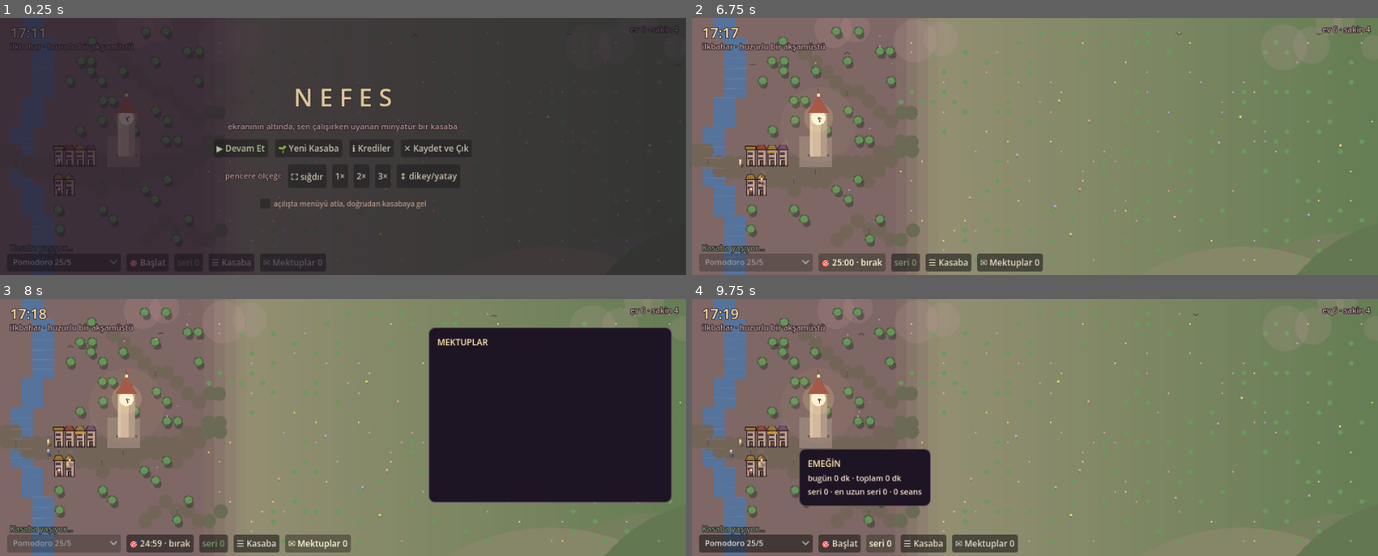
Above: before the commit, frames 1-4 (two rows, left to right).
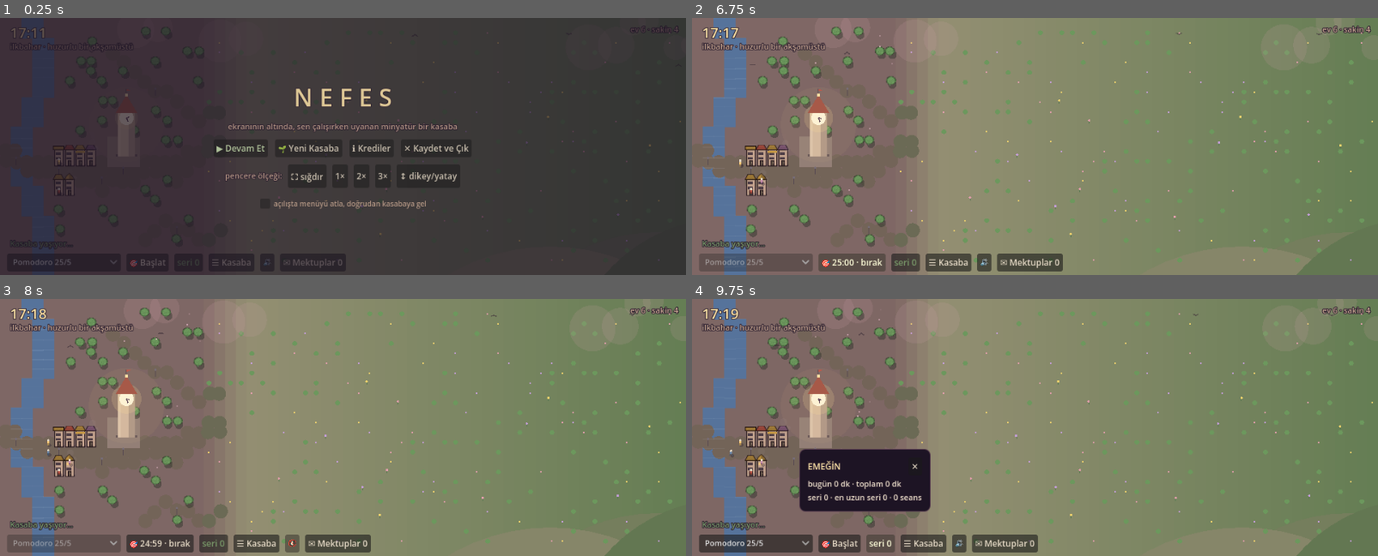
Above: after the commit, the same moments.

Repository: altuix/pomo-village
Game: Godot game, scene res://Main.tscn
The game is run twice, just before and just after one commit, with the same random seed, the same clock (stepped at 60 frames per second) and the same inputs.
Inputs (mouse positions are in pixels of both pictures, inside the frame that each line leads up to):
- Up to frame 1 (0.25 s): no input
- Up to frame 2 (6.75 s): click (959, 262) at 0.5 s, where only the run after the commit has a clickable "🔊"; click "Pomodoro 25/5" at 1.25 s; click "🎯 Başlat" at 2 s; click "seri 0" at 2.75 s; click "☰ Kasaba" at 3.5 s; click "✉ Mektuplar 0" at 4.25 s; click "▶ Devam Et" at 5 s; click "Pomodoro 25/5" at 5.75 s; click "🎯 Başlat" at 6.5 s
- Up to frame 3 (8 s): click (294, 543) at 7.25 s, where only the run after the commit has a clickable "🔊"
- Up to frame 4 (9.75 s): click (986, 543) at 8 s, where only the run after the commit has a clickable "🔇"; click "🎯 24:58 · bırak" at 8.75 s; click "seri 0" at 9.5 s

The runs differ from the first frame. In frame 1, 0.1% of the frame differs, in the area x 1-50%, y 86-97%; in frame 2, 0.7%; in frame 3, 25%, in the area x 1-98%, y 11-99%; in frame 4, 2.2%.

Commit message:
fix: panel UX kaosu — ✕, dış-tık kapat, Esc önceliği, tek-drawer, sürükleme, sustur (S1)
Playtest "paneller kolay kapanmıyor" kökten çözüldü (UX denetimi 20 maddesinin acil grubu):
- Her panelde ✕ (tek noktadan, _panel başlık satırı); dış-tık yakalayıcı (boşluğa tık = kapat);
  Esc ÖNCE açık paneli kapatır, menü sonra (refleks çakışması gitti).
- Tek-drawer politikası: panel açılırken diğerleri kapanır (6 panel üst üste lapası bitti).
- Borderless pencere SÜRÜKLENEBİLİR (boş alandan; _unhandled_input → UI butonları etkilenmez).
- Bara 🔊/🔇 tek-tık sustur (3 tık uzaktaydı); tüm bar butonlarına tooltip.
- Odak seansı bitince window_request_attention (başka penceredeyken Pomodoro kaçmasın).
- Zarf salınımı yalnız YENİ mektupta ~10sn (sürekli sallanma bunaltıcıydı); olay şeridi
  bar'dan ayrıldı; sakin kartı dikeyde doğru clamp.
- run_ui: tek-drawer + close_open_panels + ✕ testleri.

Co-Authored-By: Claude Fable 5 <noreply@anthropic.com>

Diff:
--- a/scripts/main.gd
+++ b/scripts/main.gd
@@ -145,12 +145,32 @@
 	# InputMap aksiyonları (denetim #24: hardcoded keycode kalktı — ileride remap edilebilir)
 	if e.is_action_pressed("nefes_menu"):
 		if is_instance_valid(ui):
-			if ui.menu_visible():
+			# Esc ÖNCELİĞİ (playtest): önce açık paneli kapat; panel yoksa menü aç/kapa
+			if ui.has_method("close_open_panels") and ui.close_open_panels():
+				pass
+			elif ui.menu_visible():
 				ui.hide_menu()
 			else:
 				ui.show_menu()
 	elif e.is_action_pressed("nefes_vertical"):
 		toggle_vertical()
+
+# ---- pencere sürükleme (playtest: borderless şerit TAŞINAMIYORDU — masaüstü temel beklentisi).
+# _unhandled_input: UI butonları olayı tükettikten SONRA gelir → yalnız boş alandan sürüklenir.
+var _dragging := false
+var _drag_off := Vector2i.ZERO
+
+func _unhandled_input(e: InputEvent) -> void:
+	if _is_capture:
+		return
+	if e is InputEventMouseButton and e.button_index == MOUSE_BUTTON_LEFT:
+		if e.pressed:
+			_dragging = true
+			_drag_off = DisplayServer.mouse_get_position() - DisplayServer.window_get_position()
+		else:
+			_dragging = false
+	elif e is InputEventMouseMotion and _dragging:
+		DisplayServer.window_set_position(DisplayServer.mouse_get_position() - _drag_off)
 
 func _save() -> void:
 	if world != null and not _frozen and not _is_capture:
@@ -316,6 +336,8 @@
 		if world != null:
 			world.growth_mult = 1.0
 			var res := world.finish_focus_reward(_daily_seed(), int(MODES[_focus_mode].work_min))
+			if not _is_capture:
+				DisplayServer.window_request_attention()   # Pomodoro bitti — kullanıcı başka penceredeyse haber ver
 			if is_instance_valid(town_view) and town_view.has_method("celebrate"):
 				town_view.celebrate(world.landmark.x, world.landmark.y - 3)
 			if is_instance_valid(audio):
--- a/scripts/ui/ui.gd
+++ b/scripts/ui/ui.gd
@@ -34,6 +34,10 @@
 var _last_event := ""    # olay satırı kayma tetiği
 var _compact := false    # dikey mod: dar bar (mod seçici gizli, kısa etiketler)
 var _menu_btn: Button
+var _mute_btn: Button
+var _premute := 0.7      # sustur öncesi master (geri açınca dönülecek seviye)
+var _mail_seen := 0      # zarf salınımı yalnız YENİ mektupta (playtest: sürekli sallanma bunaltıcı)
+var _sway_until := 0.0
 
 const STAGE_NAMES := ["🌱 çocuk", "yetişkin", "🕰 bilge"]
 
@@ -99,15 +103,36 @@
 	var vb := VBoxContainer.new()
 	vb.name = "VB"
 	p.add_child(vb)
+	# başlık satırı: sol başlık + sağ ✕ (playtest: "paneller kolay kapanmıyor" — kapatma
+	# affordance'ı HİÇ yoktu; ✕ tek noktadan tüm panellere gelir)
+	var hb := HBoxContainer.new()
 	var t := _label(title, 12, HONEY)
-	vb.add_child(t)
+	t.size_flags_horizontal = Control.SIZE_EXPAND_FILL
+	hb.add_child(t)
+	var xb := _button("✕")
+	xb.tooltip_text = "Kapat (Esc)"
+	xb.pressed.connect(func(): if p.visible: _toggle(p))
+	hb.add_child(xb)
+	vb.add_child(hb)
 	return p
+
+var _click_catcher: Control = null
 
 func _build() -> void:
 	var root := Control.new()
 	root.set_anchors_preset(Control.PRESET_FULL_RECT)
 	root.mouse_filter = Control.MOUSE_FILTER_IGNORE
 	add_child(root)
+
+	# dış-tık yakalayıcı (panellerden ÖNCE eklenir → arkalarında kalır): boşluğa tık = paneli kapat
+	_click_catcher = Control.new()
+	_click_catcher.set_anchors_preset(Control.PRESET_FULL_RECT)
+	_click_catcher.mouse_filter = Control.MOUSE_FILTER_STOP
+	_click_catcher.visible = false
+	_click_catcher.gui_input.connect(func(e):
+		if e is InputEventMouseButton and e.pressed:
+			close_open_panels())
+	root.add_child(_click_catcher)
 
 	# ---- HUD üst ----
 	_clock = _label("18:30", 20, HONEY)
@@ -126,7 +151,7 @@
 	# ---- olay akışı (alt, buton şeridinin üstü) ----
 	_events = _label("Kasaba yaşıyor…", 11, SAGE)
 	_events.set_anchors_preset(Control.PRESET_BOTTOM_LEFT)
-	_events.position = Vector2(14, -46)
+	_events.position = Vector2(14, -52)   # bar ile çakışmasın (S1)
 	_events.size = Vector2(VW() - 28, 18)
 	root.add_child(_events)
 
@@ -145,16 +170,19 @@
 	bar.add_child(_mode_opt)
 
 	_focus_btn = _button("🎯 Başlat")
+	_focus_btn.tooltip_text = "Odak seansı: sen çalışırken kasaba ×1.5 büyür"
 	_focus_btn.pressed.connect(_on_focus)
 	bar.add_child(_focus_btn)
 
 	_streak_btn = _button("seri 0")
+	_streak_btn.tooltip_text = "Bugünkü seri · emek istatistikleri"
 	_streak_btn.add_theme_color_override("font_color", SAGE)
 	_streak_btn.pressed.connect(func(): _toggle(stats_box); _refresh_stats())
 	bar.add_child(_streak_btn)
 
 	# tek sakin menü (#18): paneller ☰ altında toplanır; çekirdek etkileşimler barda kalır (kural 5)
 	var menu_btn := _button("☰ Kasaba")
+	menu_btn.tooltip_text = "Ses · Melodi · Albüm · Kartpostal"
 	_menu_btn = menu_btn
 	menu_btn.pressed.connect(func(): _toggle(menu_box))
 	bar.add_child(menu_btn)
@@ -165,7 +193,13 @@
 	_wish_btn.pressed.connect(_on_wish)
 	bar.add_child(_wish_btn)
 
+	_mute_btn = _button("🔊")
+	_mute_btn.tooltip_text = "Sesi sustur / aç"
+	_mute_btn.pressed.connect(_on_mute)
+	bar.add_child(_mute_btn)
+
 	_mail_btn = _button("✉ Mektuplar 0")
+	_mail_btn.tooltip_text = "Sakinlerden gelen mektuplar"
 	_mail_btn.pressed.connect(_toggle_mail)
 	bar.add_child(_mail_btn)
 
@@ -255,11 +289,30 @@
 func VW() -> float:
 	return 960.0
 
+## Açık drawer listesi (tek-drawer politikası + Esc/dış-tık kapatma bu listeyi gezer)
+func _drawers() -> Array:
+	return [sound_box, melody_box, mail_box, album_box, stats_box, menu_box]
+
+## Esc/dış-tık: açık paneli kapat; kapattıysa true (main Esc önceliği için — menü sonra gelir)
+func close_open_panels() -> bool:
+	var closed := false
+	for p in _drawers():
+		if p != null and p.visible:
+			_toggle(p)
+			closed = true
+	return closed
+
 # J4: paneller anlık aç/kapa yerine çekmece hissi — 12px kenar-kayması + fade (0.18s).
 # base_pos meta'da tutulur (tween pozisyonu bozmasın); hızlı çift-tık eski tween'i öldürür.
+# S1: açılırken DİĞER drawer'lar kapanır (üst üste 6 panel lapası playtest şikâyetiydi);
+# dış-tık yakalayıcı panel açıkken belirir.
 func _toggle(p: Control) -> void:
 	if p == null:
 		return
+	if not p.visible:
+		for other in _drawers():
+			if other != null and other != p and other.visible:
+				_toggle(other)
 	if not p.has_meta("base_pos"):
 		p.set_meta("base_pos", p.position)
 	var base: Vector2 = p.get_meta("base_pos")
@@ -268,18 +321,27 @@
 	var tw := create_tween().set_parallel(true)
 	p.set_meta("tw", tw)
 	if not p.visible:
+		p.set_meta("open_target", true)
 		p.visible = true
 		p.position = base + Vector2(-12, 0)
 		p.modulate.a = 0.0
 		tw.tween_property(p, "position", base, 0.18).set_trans(Tween.TRANS_CUBIC).set_ease(Tween.EASE_OUT)
 		tw.tween_property(p, "modulate:a", 1.0, 0.15)
 	else:
+		p.set_meta("open_target", false)
 		tw.tween_property(p, "position", base + Vector2(-12, 0), 0.13)
 		tw.tween_property(p, "modulate:a", 0.0, 0.13)
 		tw.chain().tween_callback(func():
 			p.visible = false
 			p.position = base
 			p.modulate.a = 1.0)
+	# dış-tık yakalayıcı: herhangi bir drawer hedef-açıkken belirir (boşluğa tık = kapat)
+	if _click_catcher != null:
+		var any_open := false
+		for d in _drawers():
+			if d != null and d.get_meta("open_target", false):
+				any_open = true
+		_click_catcher.visible = any_open
 
 func _open_from_menu(p: Control) -> void:
 	menu_box.visible = false
@@ -299,6 +361,19 @@
 		return
 	_stats_body.text = "bugün %d dk · toplam %d dk\nseri %d · en uzun seri %d · %d seans" % [
 		world.today_focus_min, world.stat_focus_min, world.streak, world.best_streak, world.sessions]
+
+## Hızlı sustur (playtest: ses 3 tık uzaktaydı — always-on şeritte tek tık şart)
+func _on_mute() -> void:
+	if audio == null:
+		return
+	if audio.gains.master > 0.001:
+		_premute = audio.gains.master
+		audio.set_gain("master", 0.0)
+		_mute_btn.text = "🔇"
+	else:
+		audio.set_gain("master", _premute if _premute > 0.001 else 0.7)
+		_mute_btn.text = "🔊"
+	sync_from_world()   # ses panelindeki master slider'ı da güncellensin
 
 func _on_wish() -> void:
 	if main != null and main.has_method("grant_wish"):
@@ -635,9 +710,12 @@
 		_events.text = "   ·   ".join(world.event_log)
 	var unreplied := world.unreplied_letters()
 	_mail_btn.text = ("✉ %d" if _compact else "✉ Mektuplar %d") % unreplied
-	# zarf sallanması: yanıtsız mektup bekliyorken nazik hatırlatma (bildirim spam'i DEĞİL — sessiz salınım)
+	# zarf salınımı YALNIZ yeni mektup gelince ~10sn (sürekli sallanma bunaltıcıydı — playtest)
+	if unreplied > _mail_seen:
+		_sway_until = _t + 10.0
+	_mail_seen = unreplied
 	_mail_btn.pivot_offset = _mail_btn.size / 2.0
-	_mail_btn.rotation = (sin(_t * 2.4) * 0.045) if unreplied > 0 else 0.0
+	_mail_btn.rotation = (sin(_t * 2.4) * 0.045) if (unreplied > 0 and _t < _sway_until) else 0.0
 	var wt := world.wish_text()
 	if wt != "":
 		_wish_btn.text = wt if not _compact else "💭 dilek"
@@ -702,7 +780,8 @@
 			line += " · 🌿 yuva arıyor"
 		_person_body.text = "%s\n%s" % [p.name, line]
 		var px: Vector2 = hp.px
-		_person_card.position = Vector2(clampf(px.x + 10.0, 4.0, VW() - 170.0), clampf(px.y - 46.0, 4.0, 310.0))
+		var dw := 380.0 if _compact else VW()
+		_person_card.position = Vector2(clampf(px.x + 10.0, 4.0, dw - 170.0), clampf(px.y - 46.0, 4.0, 310.0))
 		_person_card.visible = true
 	else:
 		_person_card.visible = false
--- a/tests/run_ui.gd
+++ b/tests/run_ui.gd
@@ -97,6 +97,24 @@
 	print("UI yeni-kasaba: onay-bekledi=%s yenilendi=%s taze=%s" % [str(confirm_ok), str(new_ok), str(fresh)])
 	ok = confirm_ok and fresh and ok
 
+	# S1: panel kapatma UX — tek-drawer politikası + close_open_panels + ✕ butonu
+	ui.hide_menu()
+	ui._toggle(ui.sound_box)
+	var one1: bool = ui.sound_box.visible
+	ui._toggle(ui.album_box)   # açılınca sound kapanmalı (hedef-durum meta)
+	var one2: bool = not ui.sound_box.get_meta("open_target", true) and ui.album_box.get_meta("open_target", false)
+	var closed_any: bool = ui.close_open_panels()
+	var one3: bool = not ui.album_box.get_meta("open_target", true)
+	var xbtn: Button = null
+	for c in ui.mail_box.get_node("VB").get_child(0).get_children():
+		if c is Button:
+			xbtn = c
+	ui._toggle(ui.mail_box)
+	xbtn.pressed.emit()   # ✕ kapatır
+	var one4: bool = not ui.mail_box.get_meta("open_target", true)
+	print("UI panel-UX: tek-drawer=%s/%s esc-kapat=%s ✕=%s" % [str(one1), str(one2), str(closed_any and one3), str(one4)])
+	ok = one1 and one2 and closed_any and one3 and one4 and ok
+
 	print("RESULT: %s" % ("PASS" if ok else "FAIL"))
 	quit(0 if ok else 1)
 
